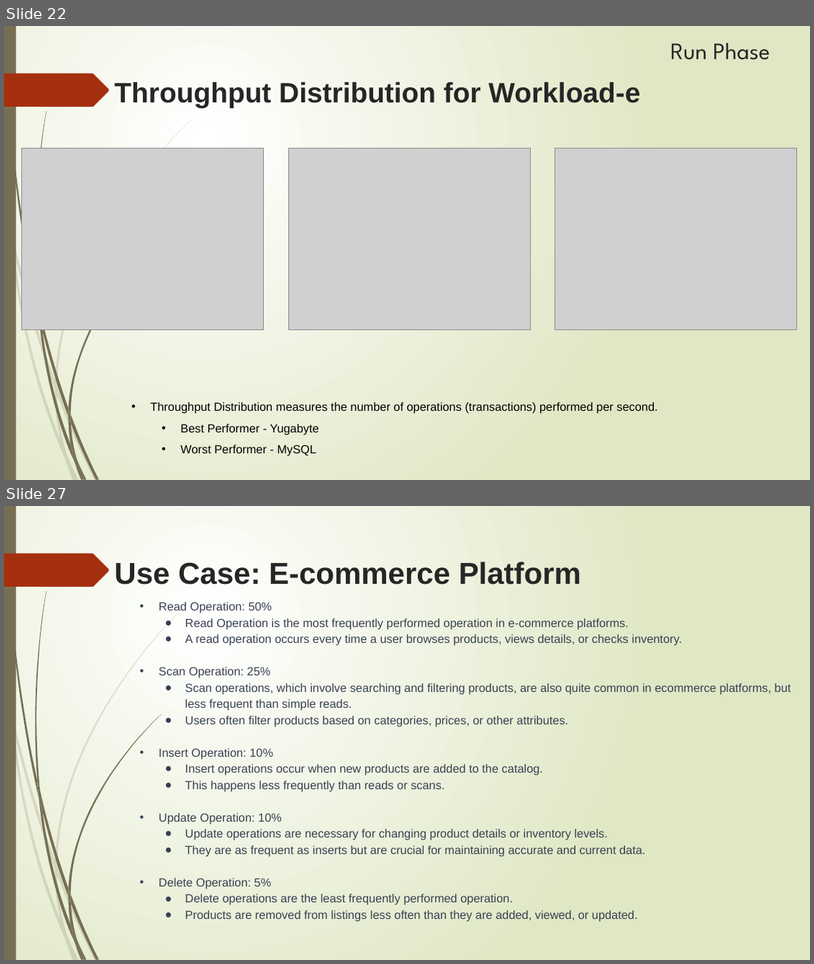
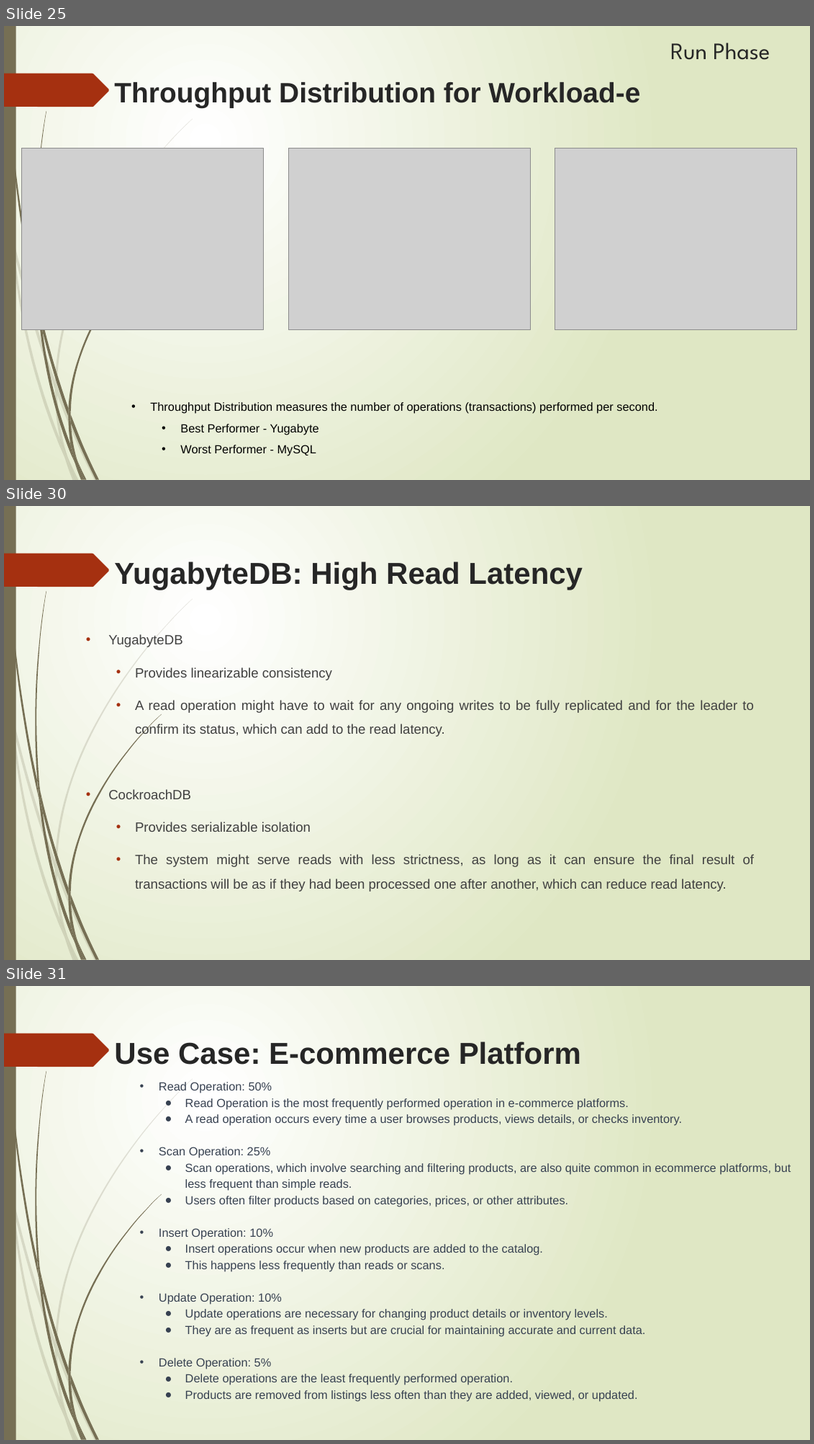
Before and after one commit to SonyShrestha/ADB_YCSB_YugabyteDB_CockroachDB, a slide deck: INFOH415.pptx. Shown one above the other, each under a label of ours: slides 22 and 27 before the commit, slides 25, 30 and 31 after it; the slides between them are not shown. The pictures are 814x964 and 814x1444 pixels, drawn with LibreOffice and Linux fonts; fonts in the diff are those of the drawing; grey boxes stand for pictures. Boxes give left, top, right and bottom in pixels: in the first picture for what was removed or moved away, otherwise in the second. Text is boxed around its words. In the diff, an @@ line names an element or a change of style, - is before the commit and + after.

```diff
--- a/INFOH415.pptx
+++ b/INFOH415.pptx
@@ slide 30 added at [4,506,810,960], background gradient #FFFFFF to #DFE8C4; not listed: 24 template elements that a slide beside it also shows @@
@@ text added at [114,561,583,590], 36 pt, text #262626, bold @@
+YugabyteDB: High Read Latency
@@ text added at [108,634,755,891], 16 pt, text #404040 @@
+• YugabyteDB
+  • Provides linearizable consistency
+  • A read operation might have to wait for any ongoing writes to be fully replicated and for the leader to confirm its status, which can add to the read latency.
+• CockroachDB
+  • Provides serializable isolation
+  • The system might serve reads with less strictness, as long as it can ensure the final result of transactions will be as if they had been processed one after another, which can reduce read latency.
@@ what was slide 22 is now slide 25 @@
@@ what was slide 27 is now slide 31 @@
```
Also in this commit, not shown: 8 slides changed, 4 other slides added, 11 other files.
